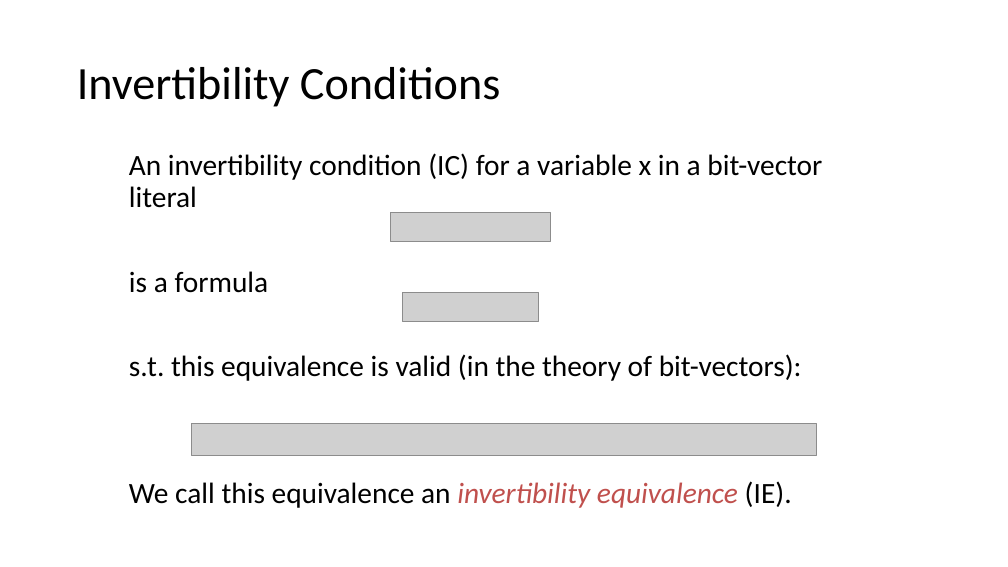
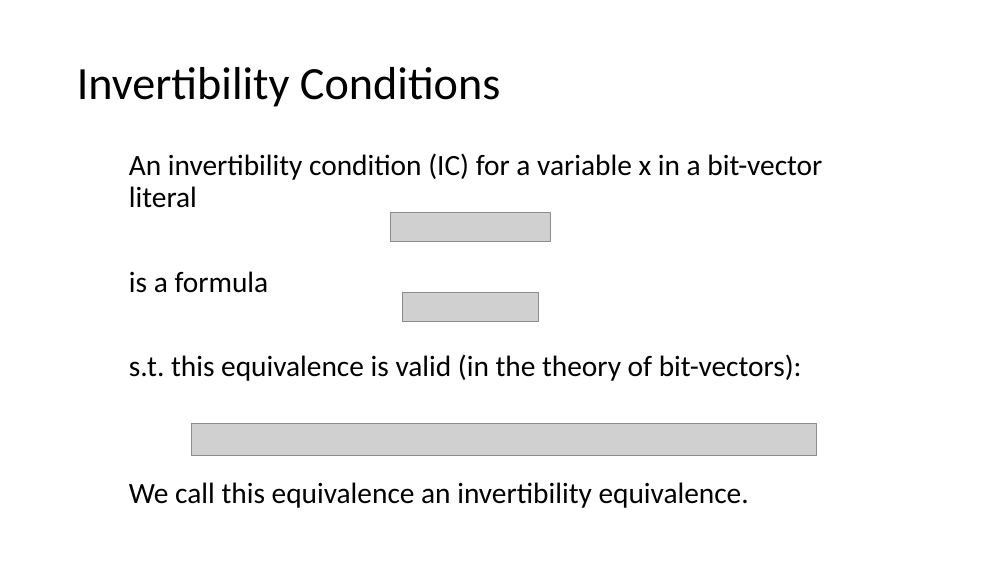
Before and after one commit to arjunvish/pxtp2019presentation, a slide deck: slide 4 of Presentation.pptx (slide 8 before the commit). Drawn at 1008x567 pixels with LibreOffice and Linux fonts; fonts in the diff are those of the drawing; grey boxes stand for pictures. Boxes give left, top, right and bottom in pixels: in the first picture for what was removed or moved away, otherwise in the second. Text is boxed around its words. In the diff, an @@ line names an element or a change of style, - is before the commit and + after.

```diff
--- a/Presentation.pptx
+++ b/Presentation.pptx
@@ text at <box>129,482,749,508</box>: text changed @@
-We call this equivalence an invertibility equivalence (IE).
+We call this equivalence an invertibility equivalence.
```
Also in this commit, not shown: 10 other slides changed, 1 slide added, 1 slide removed.
